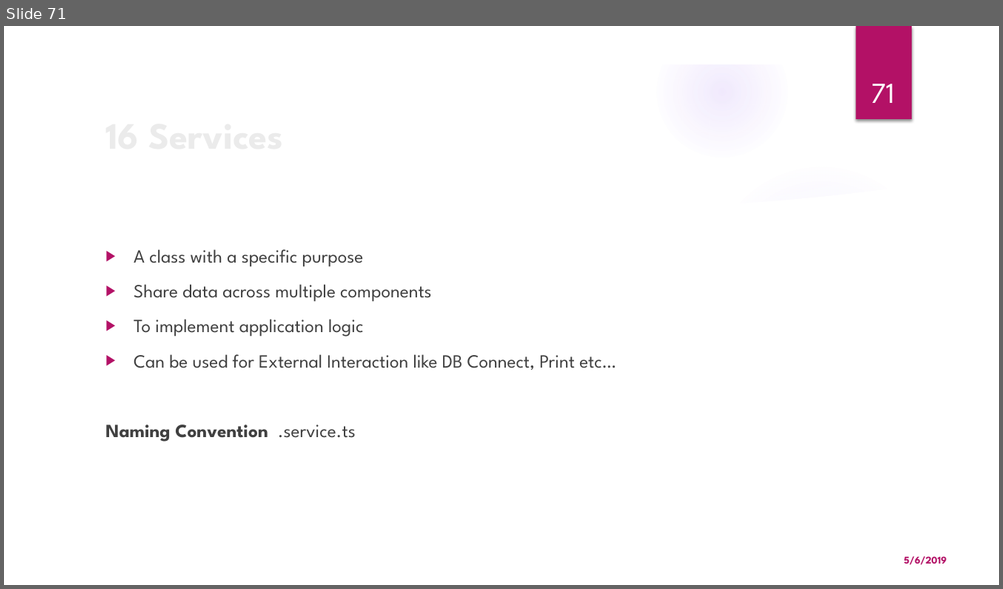
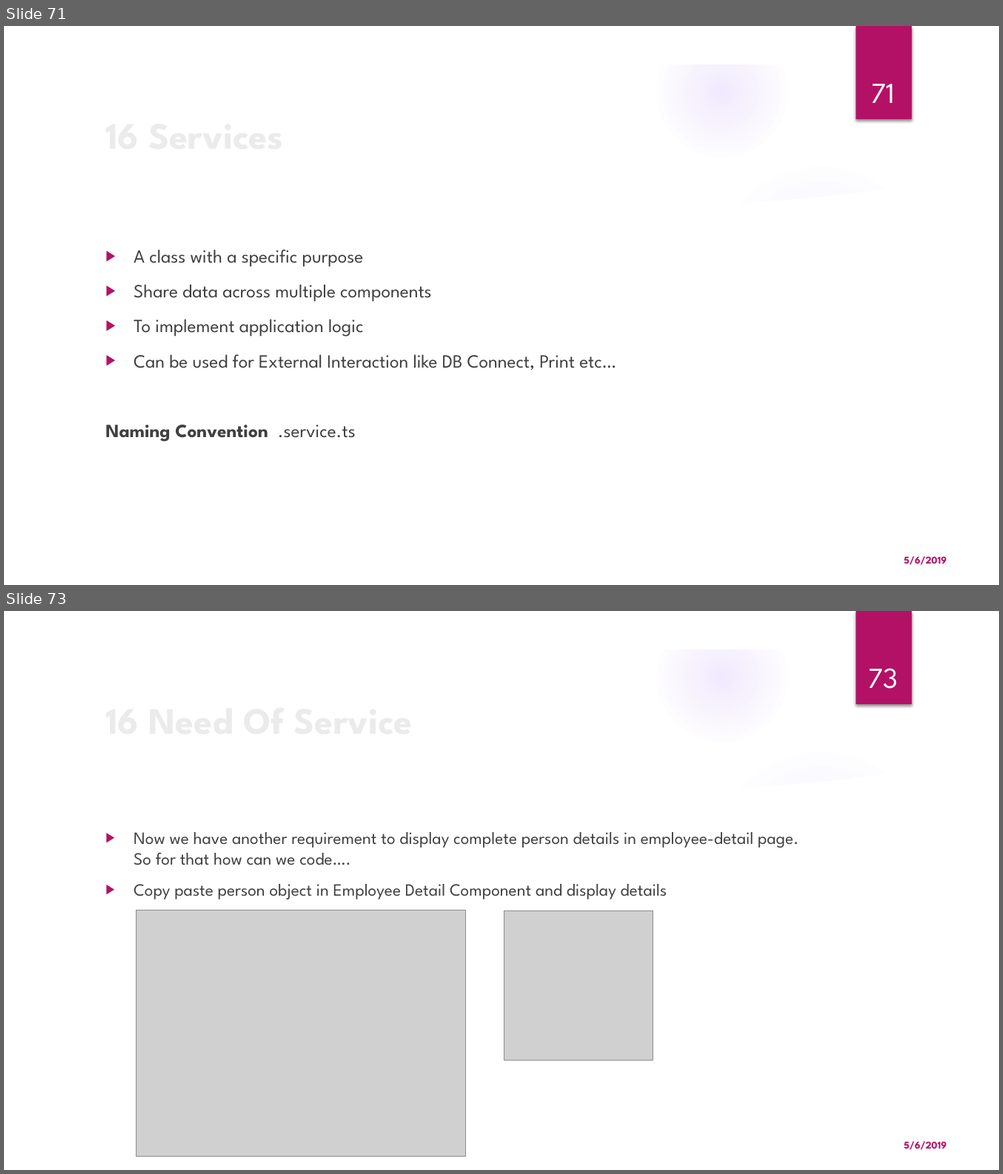
Before and after one commit to monicka2479/AngularSession, a slide deck: Angular Presentation.pptx. Shown one above the other, each under a label of ours: slide 71 before the commit, slides 71 and 73 after it; the slides between them are not shown. The pictures are 1003x589 and 1003x1174 pixels, drawn with LibreOffice and Linux fonts; fonts in the diff are those of the drawing; grey boxes stand for pictures; background and template pictures are left out. Boxes give left, top, right and bottom in pixels: in the first picture for what was removed or moved away, otherwise in the second. Text is boxed around its words. In the diff, an @@ line names an element or a change of style, - is before the commit and + after.

```diff
--- a/Angular Presentation.pptx
+++ b/Angular Presentation.pptx
@@ slide 73 added at [4,611,999,1170], background picture (left out); not listed: 9 template elements that a slide beside it also shows @@
@@ page number added at [868,668,897,689], 28 pt, text #FFFFFF @@
+73
@@ title added at [98,690,813,748], 36 pt, text #EBEBEB, bold @@
+16 Need Of Service
@@ text added at [134,832,798,900], 16.6 pt, text #404040 @@
+▶ Now we have another requirement to display complete person details in employee-detail page. So for that how can we code….
+▶ Copy paste person object in Employee Detail Component and display details
@@ picture added at [136,910,466,1157] @@
@@ picture added at [504,911,652,1061] @@
@@ text added at [904,1142,947,1150], 10 pt, text #B31166, bold @@
+5/6/2019
```
Also in this commit, not shown: 2 slides changed, 4 other slides added.
